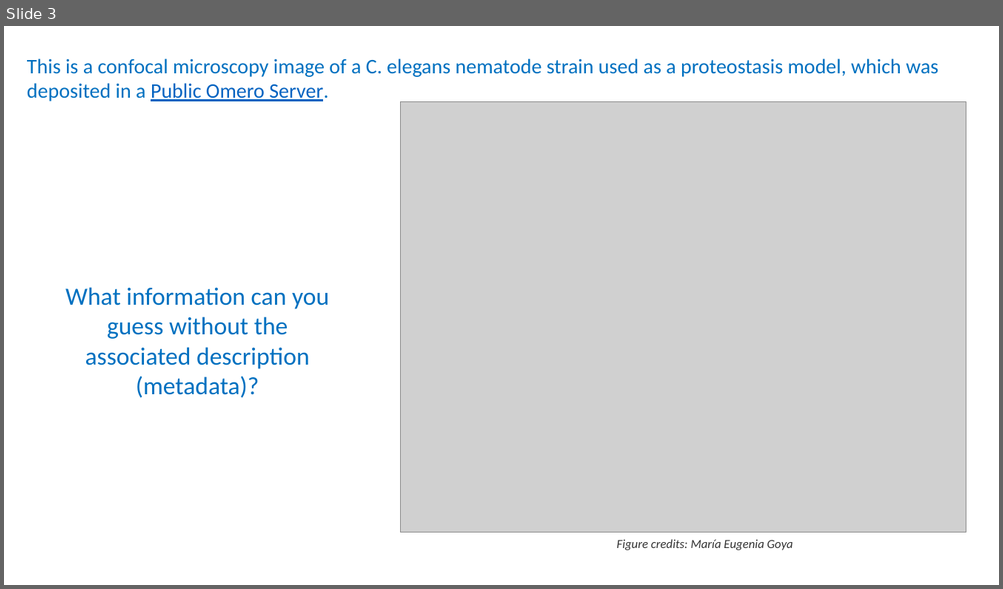
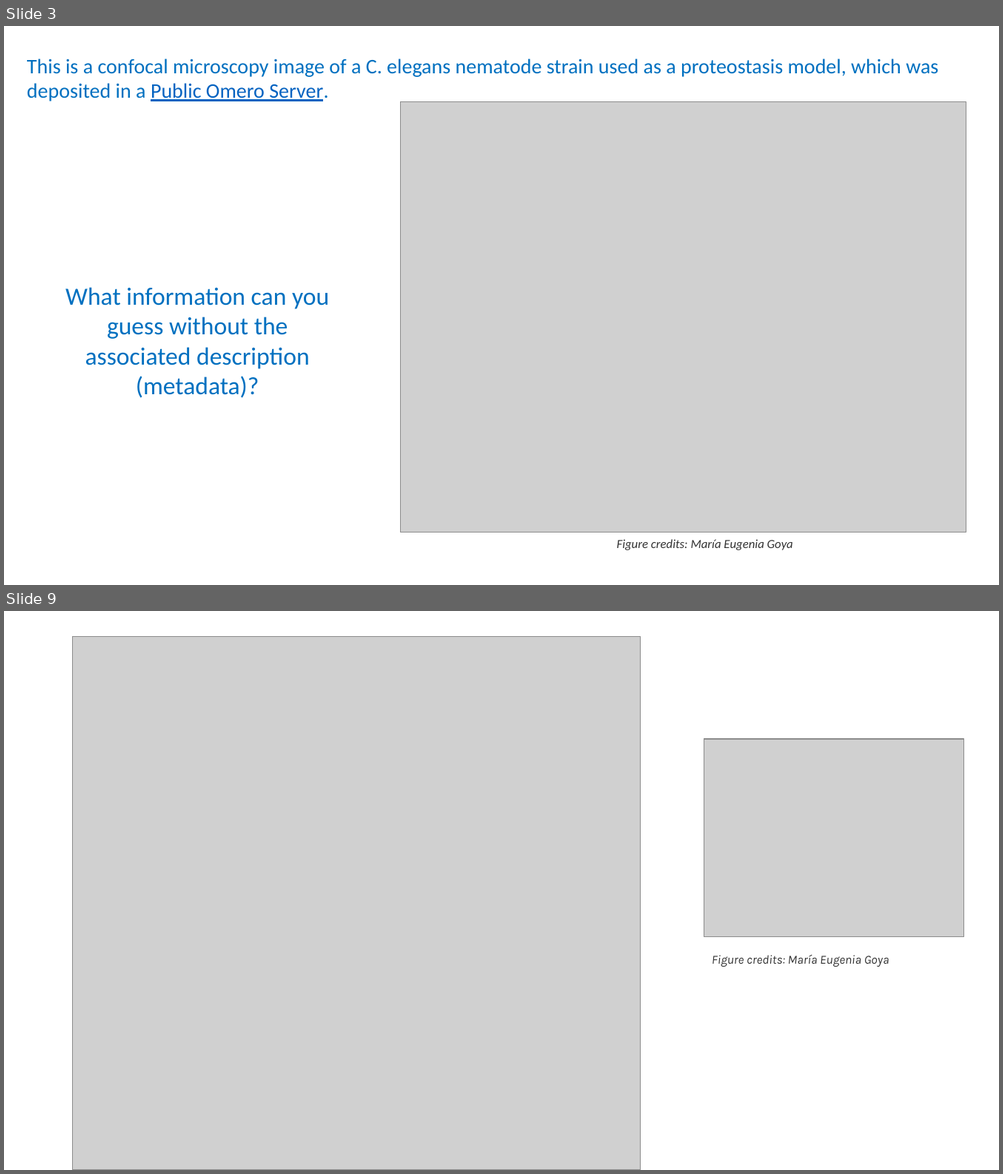
Before and after one commit to tobyhodges/solid-waddle, a slide deck: instructors/05-intro-to-metadata_v2.0.pptx. Shown one above the other, each under a label of ours: slide 3 before the commit, slides 3 and 9 after it; the slides between them are not shown. The pictures are 1003x589 and 1003x1174 pixels, drawn with LibreOffice and Linux fonts; fonts in the diff are those of the drawing; grey boxes stand for pictures; background and template pictures are left out. Boxes give left, top, right and bottom in pixels: in the first picture for what was removed or moved away, otherwise in the second. Text is boxed around its words. In the diff, an @@ line names an element or a change of style, - is before the commit and + after.

```diff
--- a/instructors/05-intro-to-metadata_v2.0.pptx
+++ b/instructors/05-intro-to-metadata_v2.0.pptx
@@ slide 9 added at (x1=4, y1=611, x2=999, y2=1170), background #FFFFFF @@
@@ picture added at (x1=73, y1=636, x2=641, y2=1170) @@
@@ picture added at (x1=704, y1=739, x2=964, y2=937) @@
@@ text added at (x1=711, y1=955, x2=889, y2=967), 12 pt, text #333333, italic @@
+Figure credits: María Eugenia Goya
```
Also in this commit, not shown: 2 slides changed, 4 other slides added, 1 slide removed.
